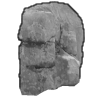
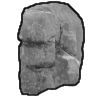
Layers edited between the first and the second 100 x 100 image:
painted on "line" over [left=17, top=1, right=85, bottom=96]
